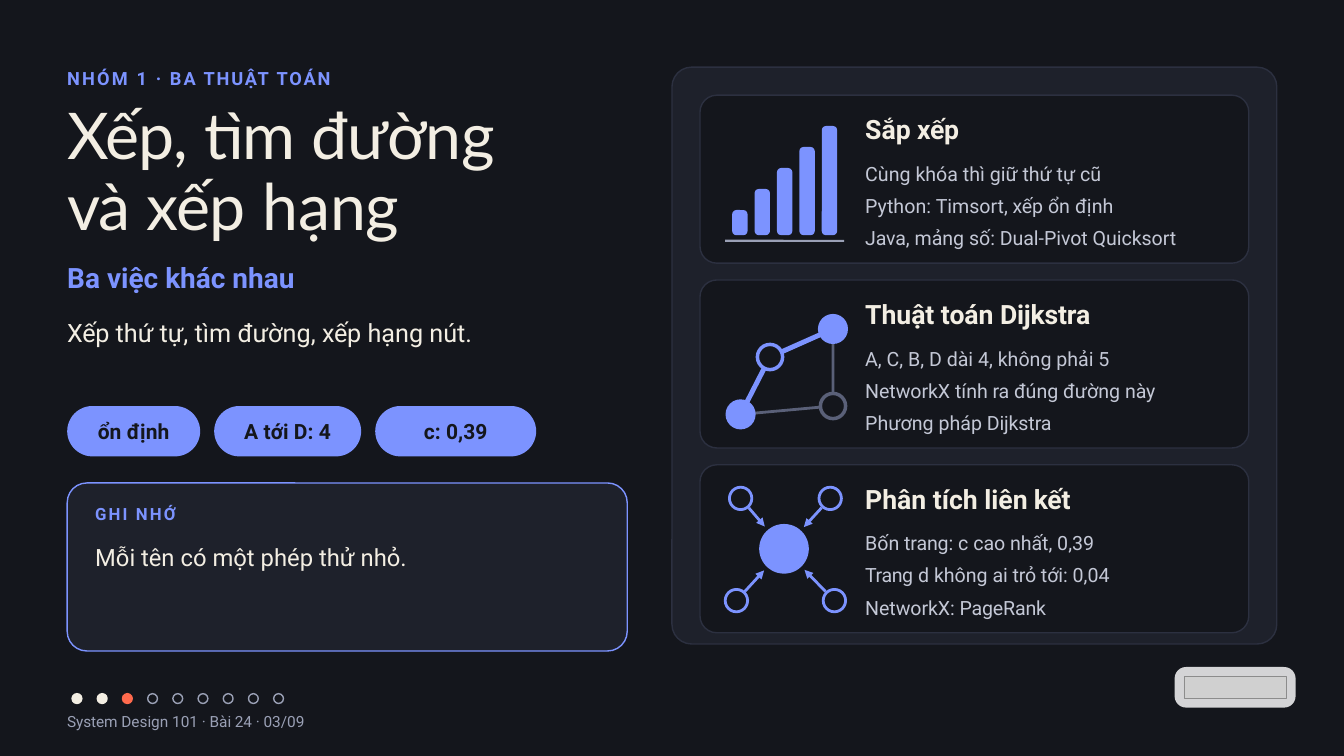
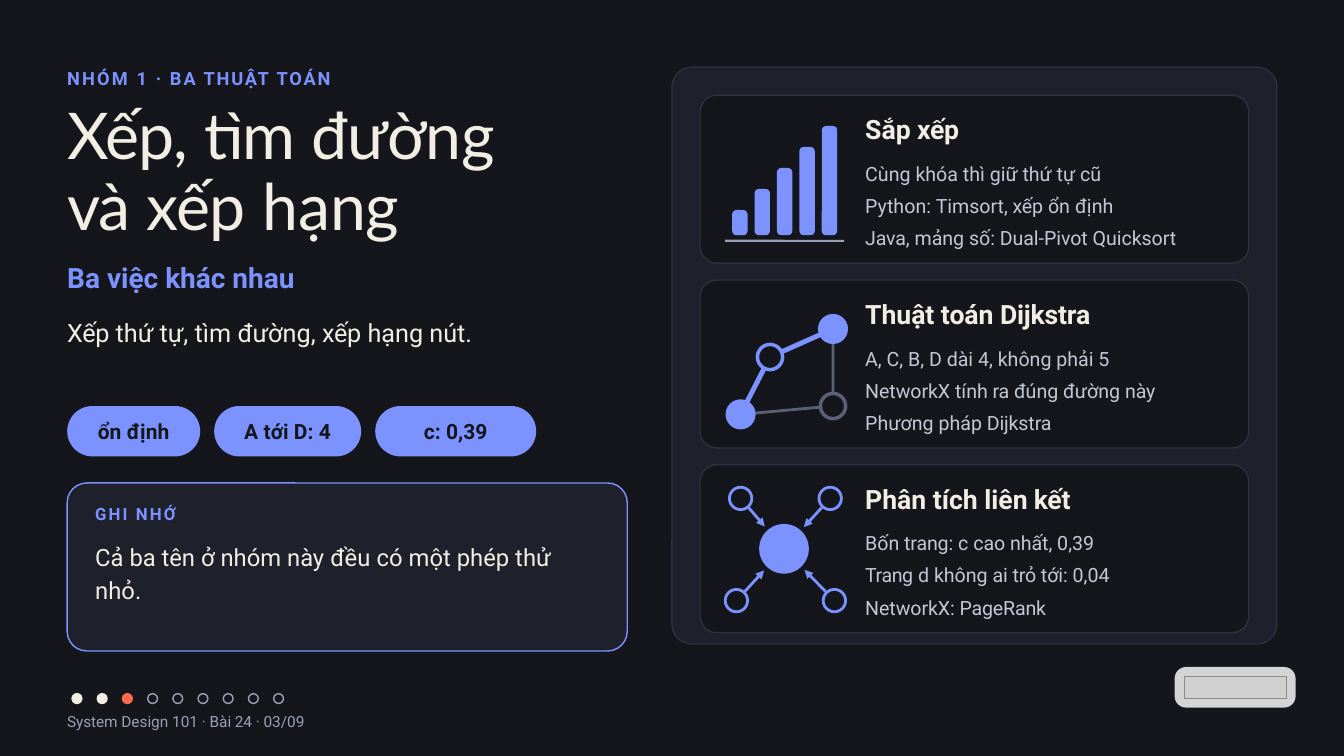
Before and after one commit to vohoailinh90/tool-marketing-studio, a slide deck: slide 3 of system-design-101/vi/lessons/sd-10-024/slides/sd-10-024.pptx. Drawn at 1344x756 pixels with LibreOffice and Linux fonts; fonts in the diff are those of the drawing; grey boxes stand for pictures. Boxes give left, top, right and bottom in pixels: in the first picture for what was removed or moved away, otherwise in the second. Text is boxed around its words. In the diff, an @@ line names an element or a change of style, - is before the commit and + after.

```diff
--- a/system-design-101/vi/lessons/sd-10-024/slides/sd-10-024.pptx
+++ b/system-design-101/vi/lessons/sd-10-024/slides/sd-10-024.pptx
@@ text at [95,546,551,600]: text changed @@
-Mỗi tên có một phép thử nhỏ.
+Cả ba tên ở nhóm này đều có một phép thử nhỏ.
```
